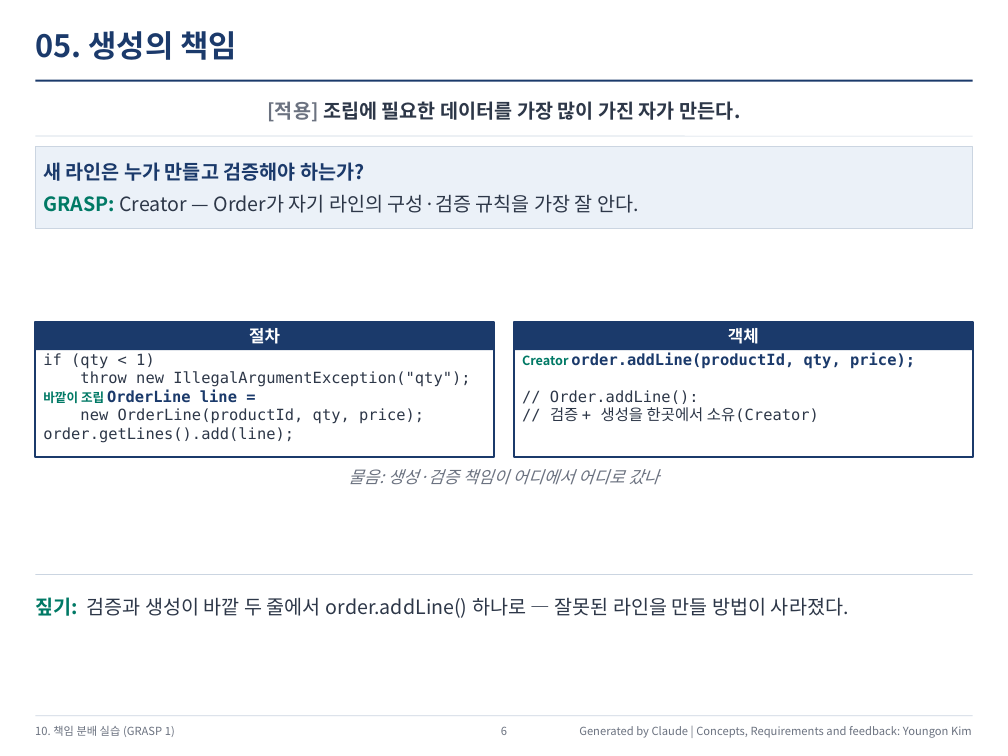
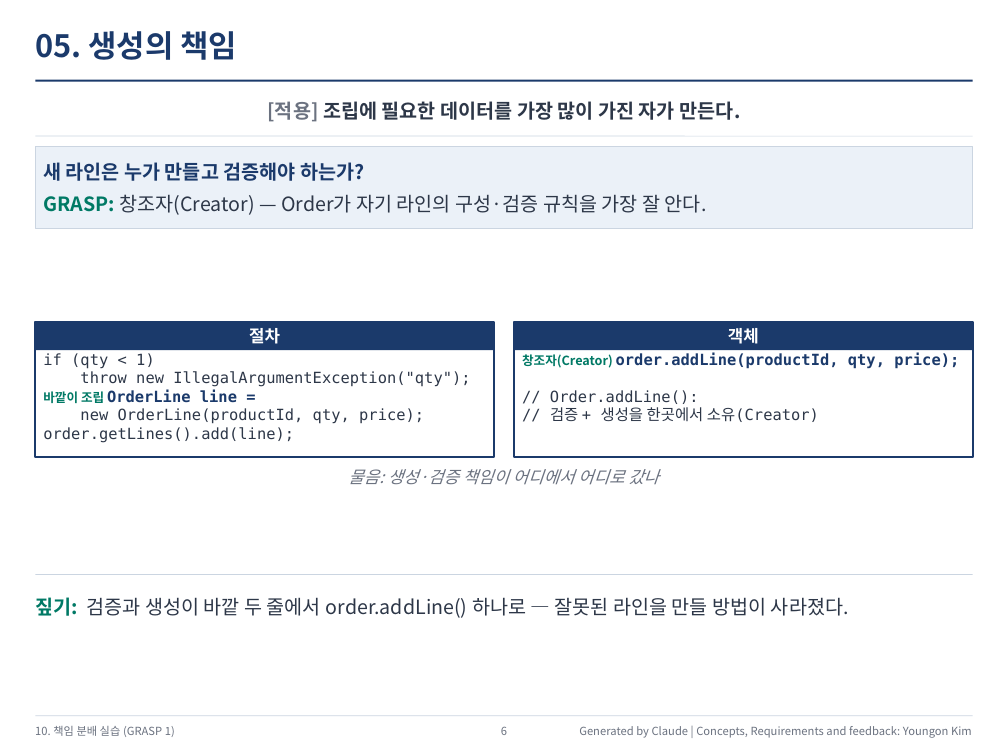
Before and after one commit to YoungSan77/TrainingMaterials, a slide deck: slide 6 of courses/ooad/out/Course_Session10_Output.pptx. Drawn at 1008x756 pixels with LibreOffice and Linux fonts; fonts in the diff are those of the drawing. Boxes give left, top, right and bottom in pixels: in the first picture for what was removed or moved away, otherwise in the second. Text is boxed around its words. In the diff, an @@ line names an element or a change of style, - is before the commit and + after.

```diff
--- a/courses/ooad/out/Course_Session10_Output.pptx
+++ b/courses/ooad/out/Course_Session10_Output.pptx
@@ text in rectangle at (43,194,707,215): text changed @@
-GRASP: Creator — Order가 자기 라인의 구성·검증 규칙을 가장 잘 안다.
+GRASP: 창조자(Creator) — Order가 자기 라인의 구성·검증 규칙을 가장 잘 안다.
@@ text at (522,352,959,369): text changed @@
-Creator order.addLine(productId, qty, price);
+창조자(Creator) order.addLine(productId, qty, price);
```
Also in this commit, not shown: 6 other slides changed, 3 other files.
